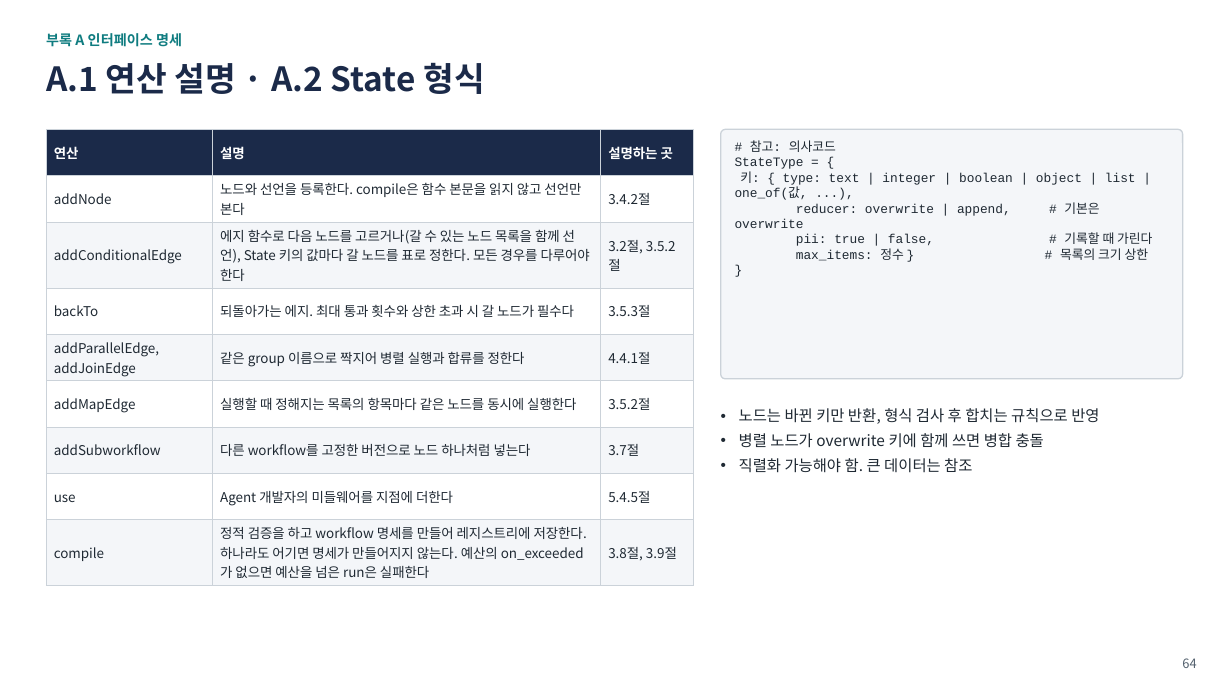
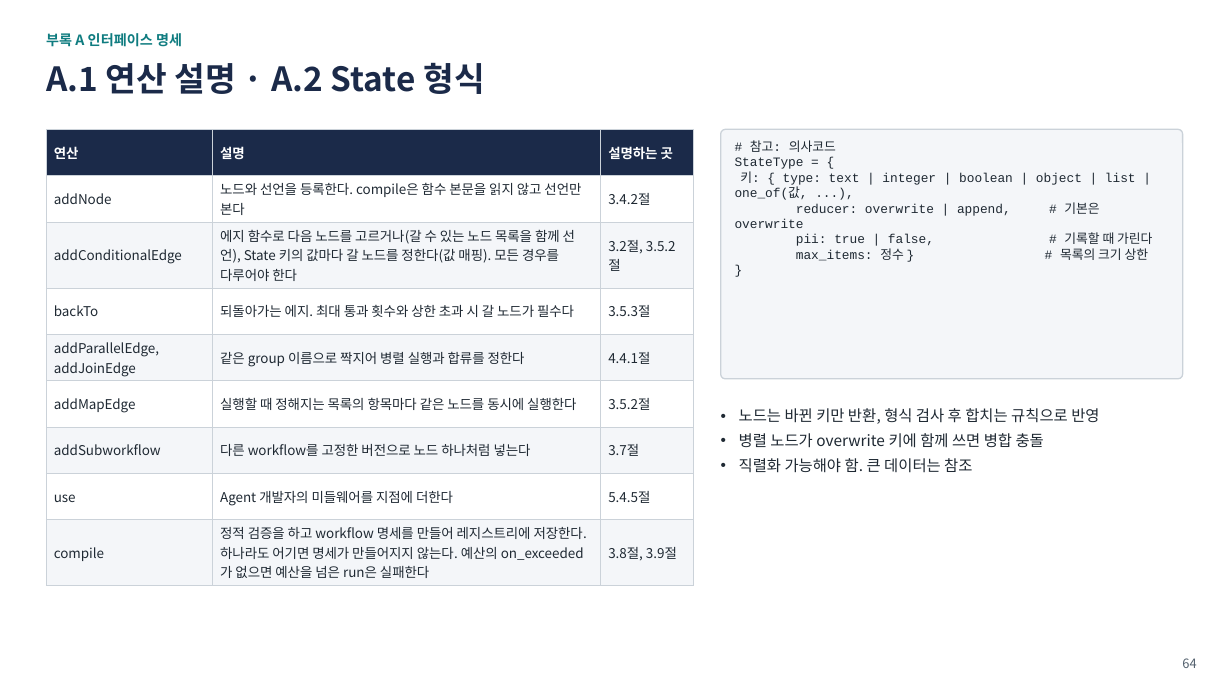
Before and after one commit to iwindfree/windfree-blog, a slide deck: slide 64 of public/files/ai-agent-workflow-framework/AI_Agent_Workflow_Framework_Summary.pptx. Drawn at 1232x693 pixels with LibreOffice and Linux fonts; fonts in the diff are those of the drawing. Boxes give left, top, right and bottom in pixels: in the first picture for what was removed or moved away, otherwise in the second. Text is boxed around its words. In the diff, an @@ line names an element or a change of style, - is before the commit and + after.

```diff
--- a/public/files/ai-agent-workflow-framework/AI_Agent_Workflow_Framework_Summary.pptx
+++ b/public/files/ai-agent-workflow-framework/AI_Agent_Workflow_Framework_Summary.pptx
@@ table at box(46, 129, 693, 582) @@
-row 3, column 2: 에지 함수로 다음 노드를 고르거나(갈 수 있는 노드 목록을 함께 선언), State 키의 값마다 갈 노드를 표로 정한다. 모든 경우를 다루어야 한다
+row 3, column 2: 에지 함수로 다음 노드를 고르거나(갈 수 있는 노드 목록을 함께 선언), State 키의 값마다 갈 노드를 정한다(값 매핑). 모든 경우를 다루어야 한다
```
Also in this commit, not shown: 2 other slides changed, 1 other file.
